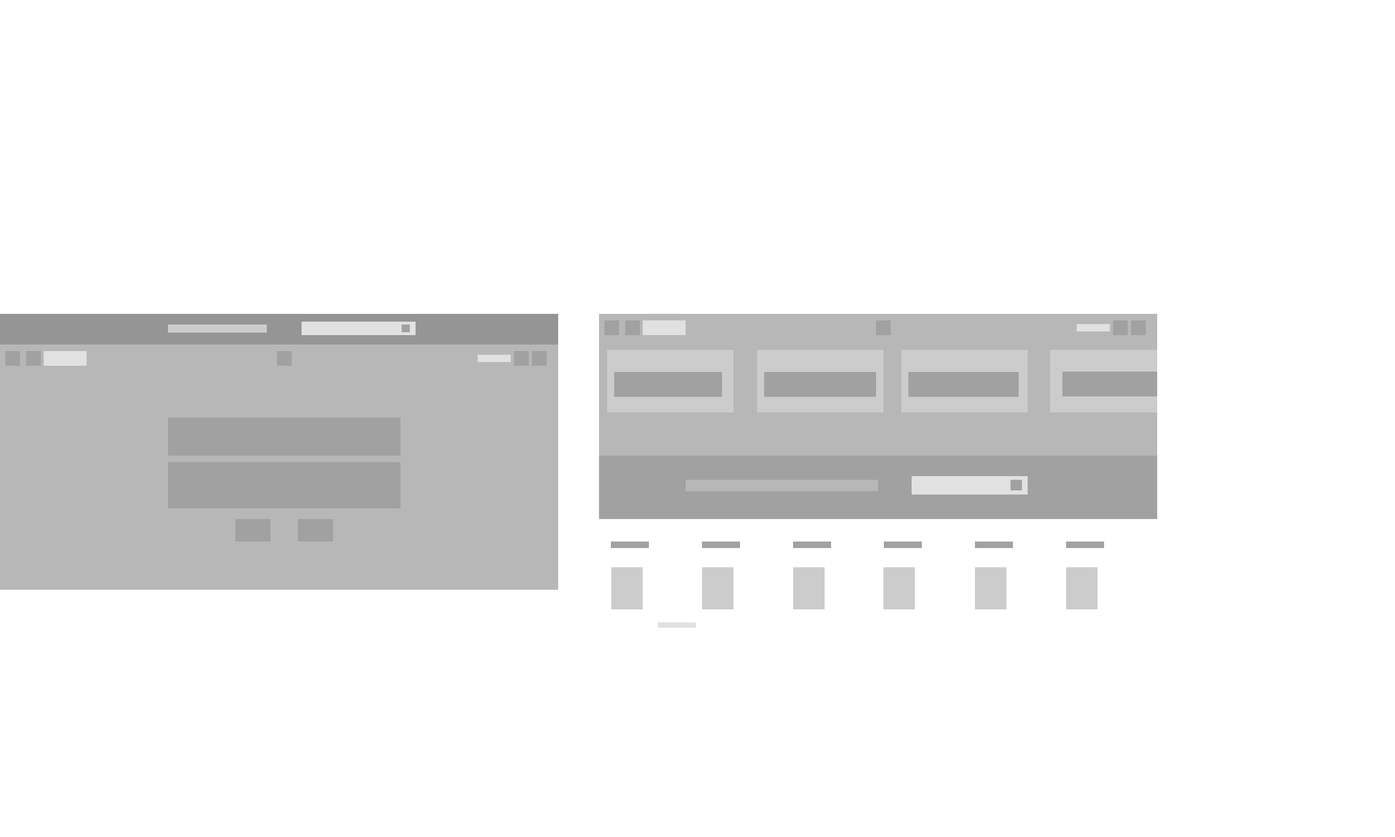
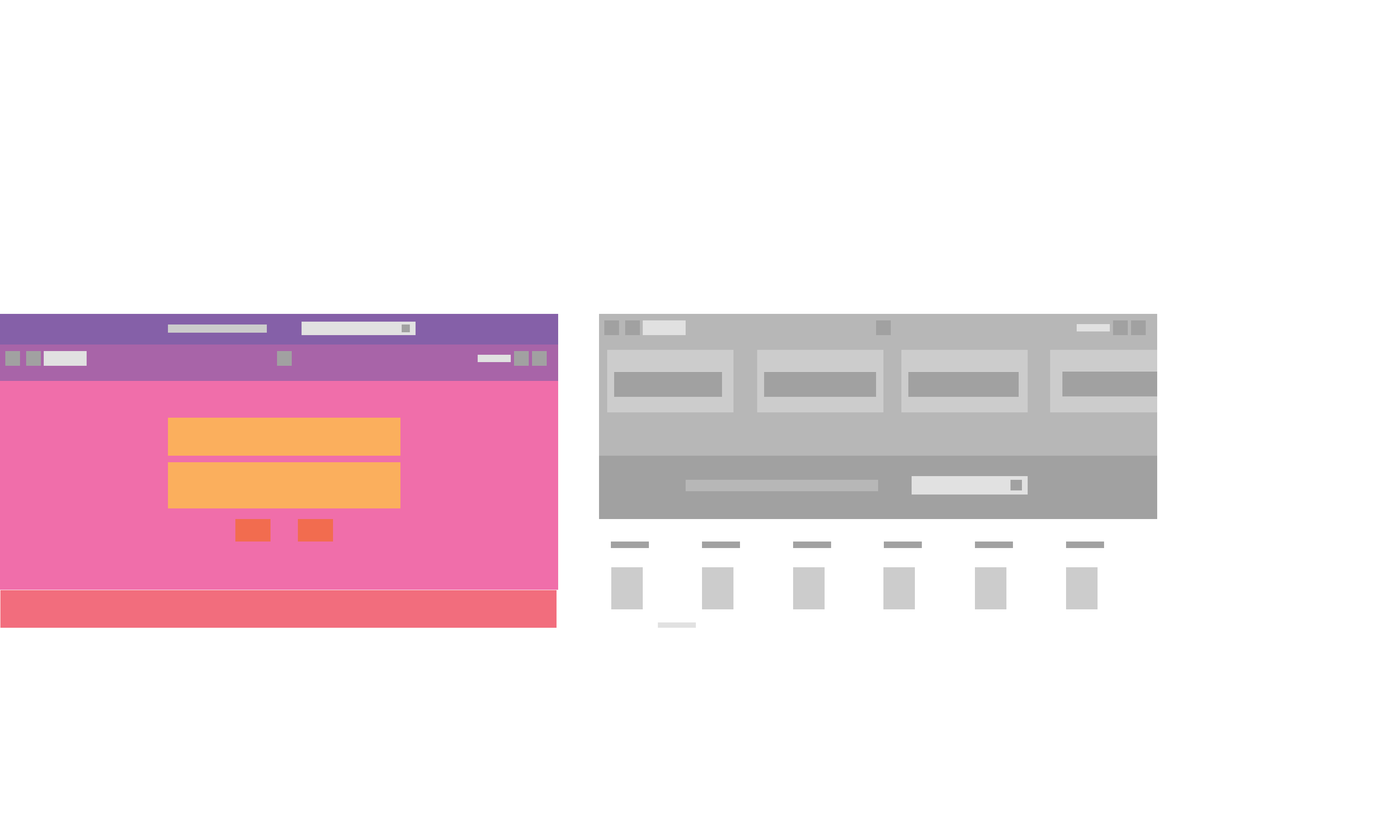
Revision of a layered 1395×837 image; what changed, layer by layer:
added layer "Rectangle 2" in group "Artboard 1" over 0, 590, 557, 628
painted on "Rectangle 1 copy 8" over 297, 519, 334, 542
painted on "Rectangle 1 copy 7" over 235, 519, 271, 542
painted on "Rectangle 1" over 0, 313, 559, 345
painted on "Rectangle 1 copy 11" over 167, 462, 401, 509
painted on "Rectangle 1 copy 10" over 167, 417, 401, 456
painted on "Rectangle 1 copy 6" over 0, 380, 559, 590
painted on "Rectangle 1 copy" over 0, 344, 559, 381
